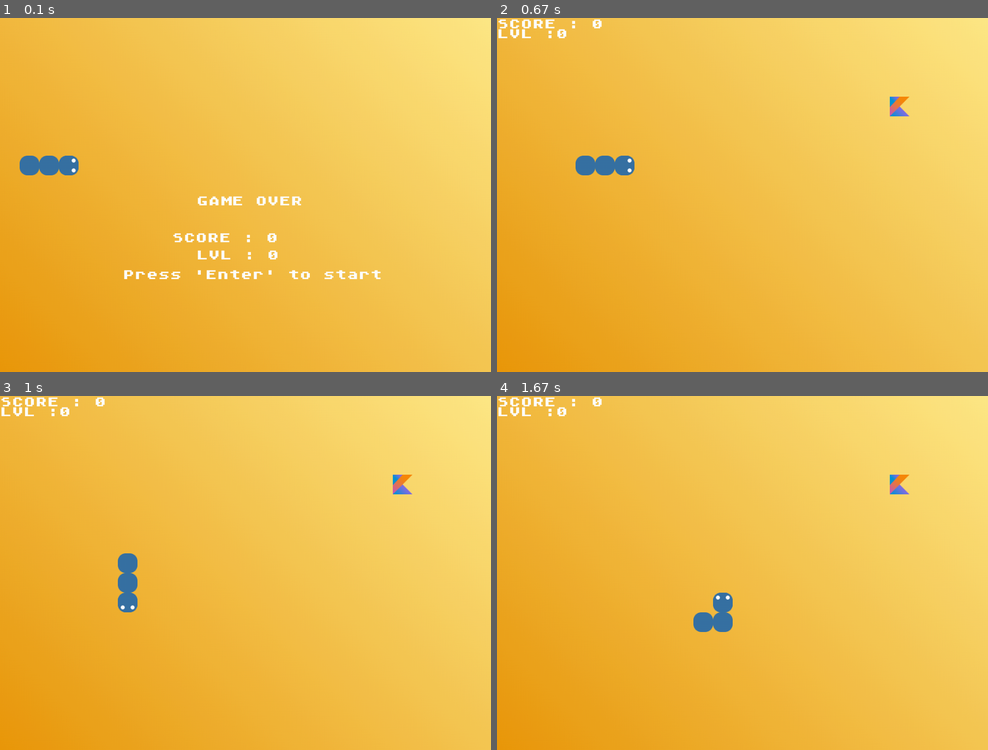
Above: before the commit, frames 1-4 (two rows, left to right).
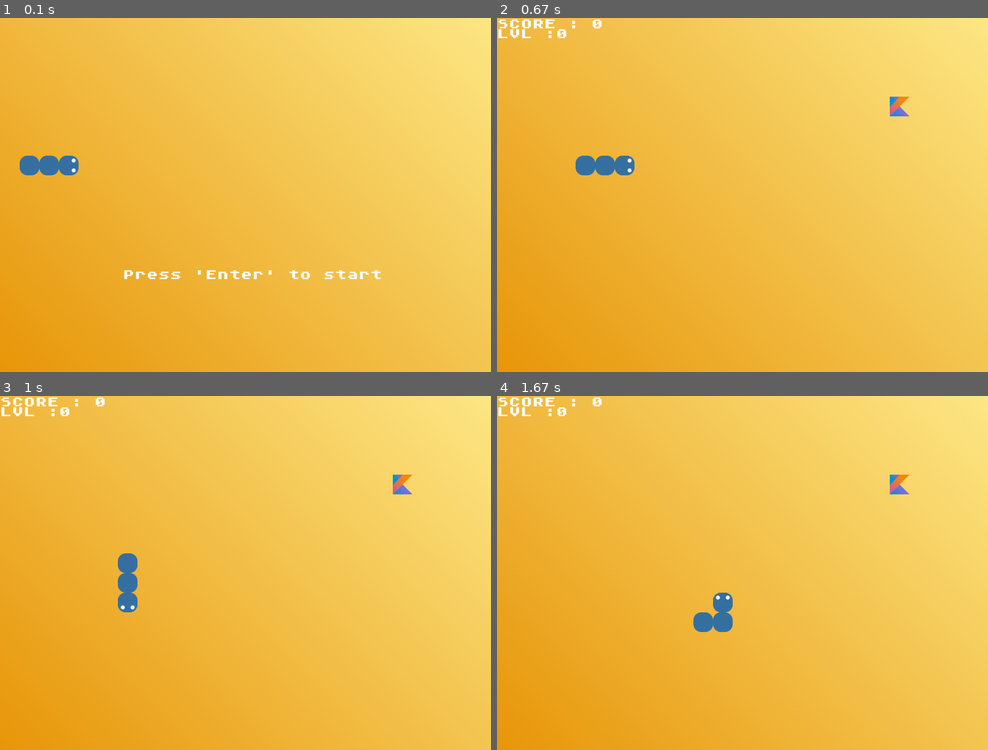
Above: after the commit, the same moments.

Repository: alexanderchainsaw/pygameHungryPythonOld
Game: pygame game, started from main.py
The game is run twice, just before and just after one commit, with the same random seed, the same clock (stepped at 60 frames per second) and the same inputs.
Inputs:
- Up to frame 1 (0.1 s): no input
- Up to frame 2 (0.67 s): tap Enter at 0.33 s
- Up to frame 3 (1 s): tap S at 0.67 s
- Up to frame 4 (1.67 s): hold Right 1.07-1.53 s; hold Up from 1.57 s (still down)

The runs differ from the first frame. In frame 1, 0.6% of the frame differs, in the area x 35-62%, y 50-69%; in frame 2, nothing differs; in frame 3, nothing differs; in frame 4, nothing differs.

Commit message:
lost = False
changed lost var to = False when starting for proper text output at the beginning

Diff:
--- a/main.py
+++ b/main.py
@@ -53,7 +53,7 @@
     rand_food = random.choice(FOOD_FOR_PYTHON)
     pos = (1, 0)
     running, won = False, False
-    lost = True
+    lost = False
     score = 0
     flag = True  # preventing a bug ( simultaneous key presses causing game over )
     speed = 10  # difficulty (higher = faster)
